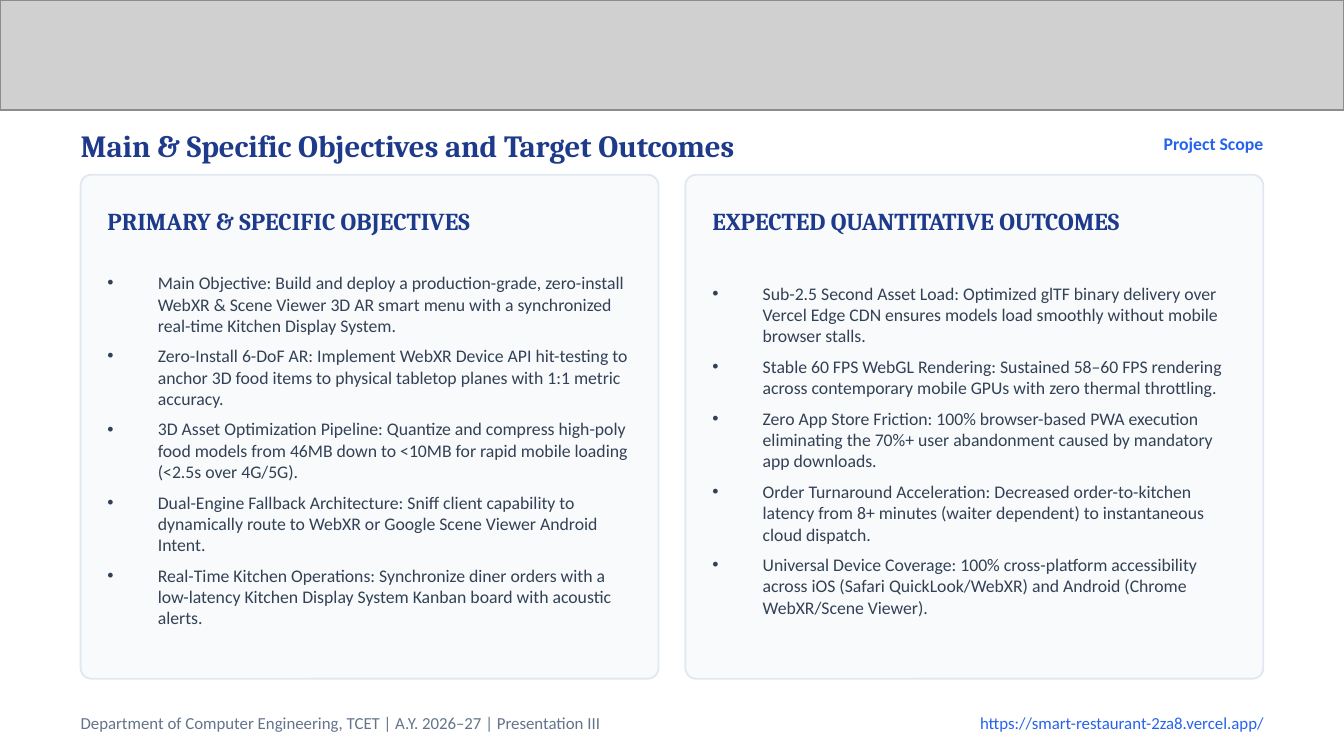
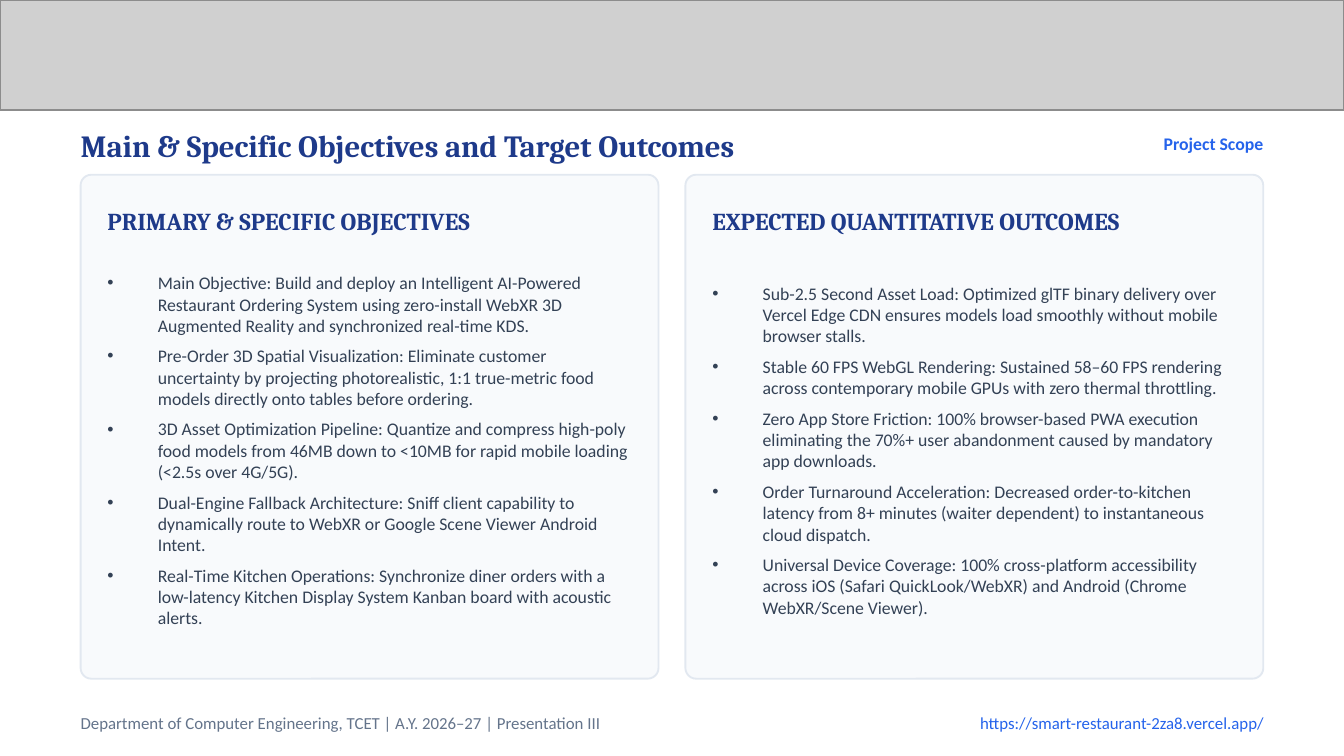
Before and after one commit to MANAV0060/Smart-Restaurant, a slide deck: slide 4 of Smart_Restaurant_Presentation_III.pptx. Drawn at 1344x756 pixels with LibreOffice and Linux fonts; fonts in the diff are those of the drawing; grey boxes stand for pictures. Boxes give left, top, right and bottom in pixels: in the first picture for what was removed or moved away, otherwise in the second. Text is boxed around its words. In the diff, an @@ line names an element or a change of style, - is before the commit and + after.

```diff
--- a/Smart_Restaurant_Presentation_III.pptx
+++ b/Smart_Restaurant_Presentation_III.pptx
@@ text at [158, 276, 594, 408]: text changed @@
-• Main Objective: Build and deploy a production-grade, zero-install WebXR & Scene Viewer 3D AR smart menu with a synchronized real-time Kitchen Display System.
-• Zero-Install 6-DoF AR: Implement WebXR Device API hit-testing to anchor 3D food items to physical tabletop planes with 1:1 metric accuracy.
+• Main Objective: Build and deploy an Intelligent AI-Powered Restaurant Ordering System using zero-install WebXR 3D Augmented Reality and synchronized real-time KDS.
+• Pre-Order 3D Spatial Visualization: Eliminate customer uncertainty by projecting photorealistic, 1:1 true-metric food models directly onto tables before ordering.
```
Also in this commit, not shown: 3 other slides changed, 3 other files.
